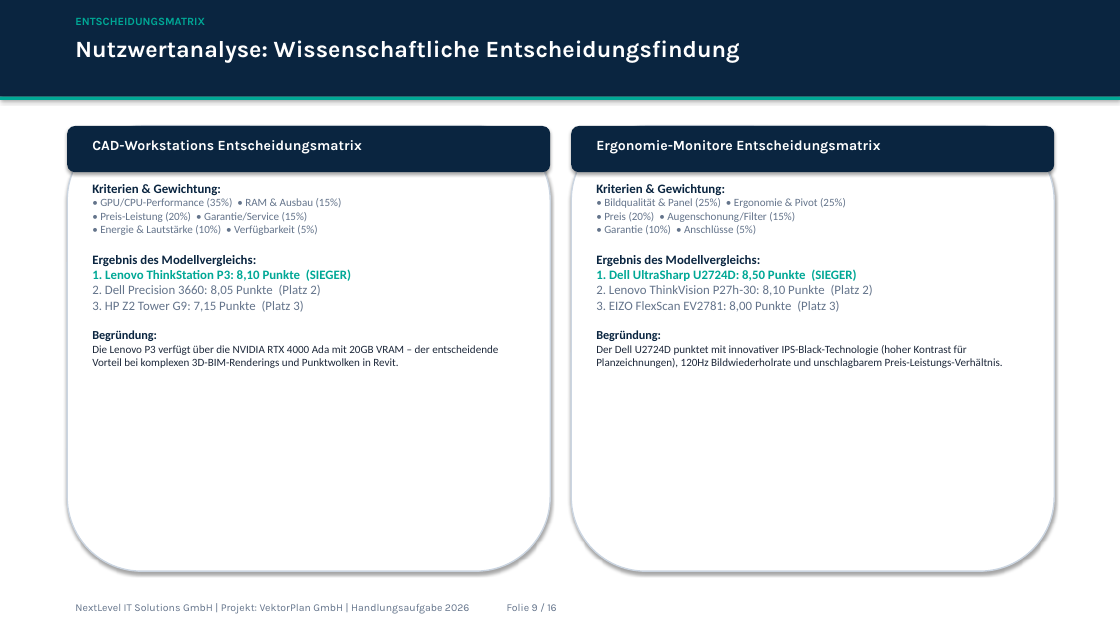
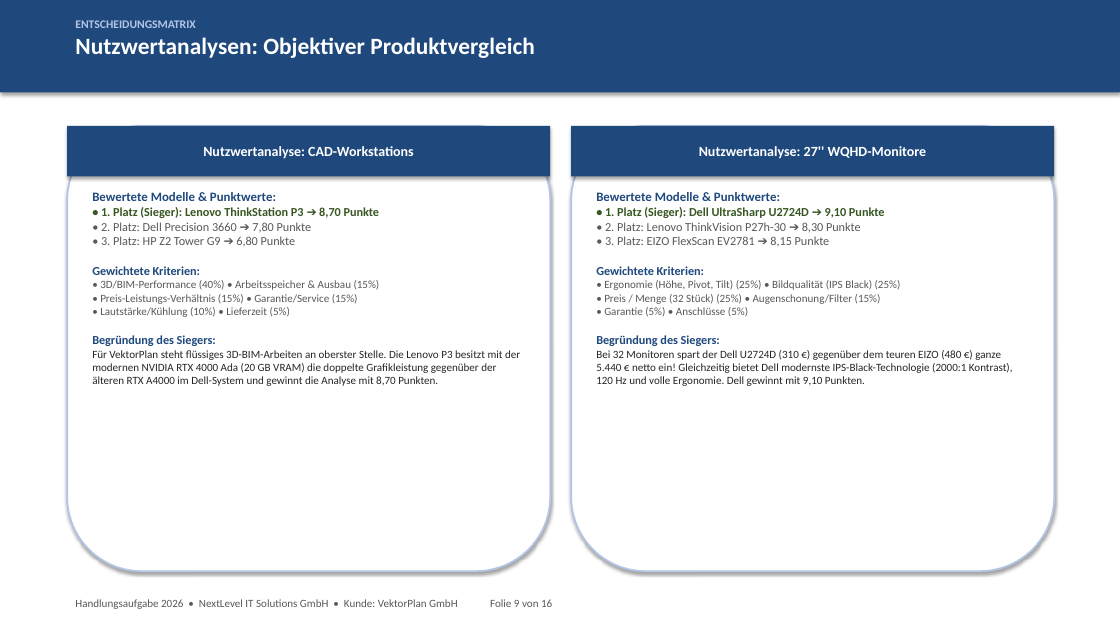
Before and after one commit to kluthjan/projekt_handlungsaufgabe, a slide deck: slide 9 of docs/08_Projektabschluss/Abschlusspraesentation_VektorPlan.pptx. Drawn at 1120x630 pixels with LibreOffice and Linux fonts; fonts in the diff are those of the drawing. Boxes give left, top, right and bottom in pixels: in the first picture for what was removed or moved away, otherwise in the second. Text is boxed around its words. In the diff, an @@ line names an element or a change of style, - is before the commit and + after.

Commit message:
Fix & Polish: Natürliches Schüler-Design ohne Textüberlauf in Excel und PowerPoint; Nutzwertanalysen mathematisch korrigiert (Gewinner matchen Score); Strukturplan und Netzplan mit vollem Text lesbar

```diff
--- a/docs/08_Projektabschluss/Abschlusspraesentation_VektorPlan.pptx
+++ b/docs/08_Projektabschluss/Abschlusspraesentation_VektorPlan.pptx
@@ rectangle: place and size @@
-rectangle at <box>0,0,1120,97</box>
+rectangle at <box>0,0,1120,92</box>
@@ rectangle at <box>0,0,1120,92</box>: fill #0A2540 to #1F497D @@
@@ text at <box>75,20,195,28</box>: size 9.5 to 10 pt, font Karla to Calibri, text colour #00A896 to #B4C6E7 in "ENTSCHEIDUNGSMATRIX" @@
@@ text at <box>75,37,534,58</box>: paragraph added @@
+Nutzwertanalysen: Objektiver Produktvergleich
@@ text removed at <box>75,40,740,63</box> @@
-Nutzwertanalyse: Wissenschaftliche Entscheidungsfindung
@@ rectangle removed at <box>0,97,1120,100</box> @@
@@ rounded rectangle at <box>67,126,550,571</box>: outline #CBD5E1 1.2 pt to #B4C6E7 1.5 pt @@
@@ rectangle "Nutzwertanalyse: CAD-Workstations": place and size @@
-rectangle "Nutzwertanalyse: CAD-Workstations" at <box>92,140,362,154</box>
+rectangle "Nutzwertanalyse: CAD-Workstations" at <box>67,126,550,176</box>
@@ rectangle "Nutzwertanalyse: CAD-Workstations" at <box>67,126,550,176</box>: vertical alignment top to middle; fill none to #1F497D; shadow on @@
@@ rounded rectangle removed at <box>67,126,550,172</box> @@
@@ text in rectangle at <box>203,146,414,159</box>: text changed; font Karla to Calibri @@
-CAD-Workstations Entscheidungsmatrix
+Nutzwertanalyse: CAD-Workstations
@@ rounded rectangle at <box>571,126,1054,571</box>: outline #CBD5E1 1.2 pt to #B4C6E7 1.5 pt @@
@@ rectangle "Nutzwertanalyse: 27'' WQHD-Monitore": place and size @@
-rectangle "Nutzwertanalyse: 27'' WQHD-Monitore" at <box>571,126,1054,172</box>
+rectangle "Nutzwertanalyse: 27'' WQHD-Monitore" at <box>571,126,1054,176</box>
@@ rectangle "Nutzwertanalyse: 27'' WQHD-Monitore" at <box>571,126,1054,176</box>: rounded rectangle to rectangle; fill #0A2540 to #1F497D @@
@@ text removed at <box>596,140,880,154</box> @@
-Ergonomie-Monitore Entscheidungsmatrix
@@ text in rectangle at <box>699,146,927,159</box>: text added @@
+Nutzwertanalyse: 27'' WQHD-Monitore
@@ text at <box>92,192,520,386</box>: text changed; text colour #64748B to #262626 @@
-Kriterien & Gewichtung:
-• GPU/CPU-Performance (35%) • RAM & Ausbau (15%)
-• Preis-Leistung (20%) • Garantie/Service (15%)
-• Energie & Lautstärke (10%) • Verfügbarkeit (5%)
-Ergebnis des Modellvergleichs:
-1. Lenovo ThinkStation P3: 8,10 Punkte (SIEGER)
-2. Dell Precision 3660: 8,05 Punkte (Platz 2)
-3. HP Z2 Tower G9: 7,15 Punkte (Platz 3)
-Begründung:
-Die Lenovo P3 verfügt über die NVIDIA RTX 4000 Ada mit 20GB VRAM – der entscheidende Vorteil bei komplexen 3D-BIM-Renderings und Punktwolken in Revit.
+Bewertete Modelle & Punktwerte:
+• 1. Platz (Sieger): Lenovo ThinkStation P3 ➔ 8,70 Punkte
+• 2. Platz: Dell Precision 3660 ➔ 7,80 Punkte
+• 3. Platz: HP Z2 Tower G9 ➔ 6,80 Punkte
+Gewichtete Kriterien:
+• 3D/BIM-Performance (40%) • Arbeitsspeicher & Ausbau (15%)
+• Preis-Leistungs-Verhältnis (15%) • Garantie/Service (15%)
+• Lautstärke/Kühlung (10%) • Lieferzeit (5%)
+Begründung des Siegers:
+Für VektorPlan steht flüssiges 3D-BIM-Arbeiten an oberster Stelle. Die Lenovo P3 besitzt mit der modernen NVIDIA RTX 4000 Ada (20 GB VRAM) die doppelte Grafikleistung gegenüber der älteren RTX A4000 im Dell-System und gewinnt die Analyse mit 8,70 Punkten.
@@ text at <box>596,192,1013,386</box>: text changed; text colour #64748B to #595959 @@
-Kriterien & Gewichtung:
-• Bildqualität & Panel (25%) • Ergonomie & Pivot (25%)
-• Preis (20%) • Augenschonung/Filter (15%)
-• Garantie (10%) • Anschlüsse (5%)
-Ergebnis des Modellvergleichs:
-1. Dell UltraSharp U2724D: 8,50 Punkte (SIEGER)
-2. Lenovo ThinkVision P27h-30: 8,10 Punkte (Platz 2)
-3. EIZO FlexScan EV2781: 8,00 Punkte (Platz 3)
-Begründung:
-Der Dell U2724D punktet mit innovativer IPS-Black-Technologie (hoher Kontrast für Planzeichnungen), 120Hz Bildwiederholrate und unschlagbarem Preis-Leistungs-Verhältnis.
+Bewertete Modelle & Punktwerte:
+• 1. Platz (Sieger): Dell UltraSharp U2724D ➔ 9,10 Punkte
+• 2. Platz: Lenovo ThinkVision P27h-30 ➔ 8,30 Punkte
+• 3. Platz: EIZO FlexScan EV2781 ➔ 8,15 Punkte
+Gewichtete Kriterien:
+• Ergonomie (Höhe, Pivot, Tilt) (25%) • Bildqualität (IPS Black) (25%)
+• Preis / Menge (32 Stück) (25%) • Augenschonung/Filter (15%)
+• Garantie (5%) • Anschlüsse (5%)
+Begründung des Siegers:
+Bei 32 Monitoren spart der Dell U2724D (310 €) gegenüber dem teuren EIZO (480 €) ganze 5.440 € netto ein! Gleichzeitig bietet Dell modernste IPS-Black-Technologie (2000:1 Kontrast), 120 Hz und volle Ergonomie. Dell gewinnt mit 9,10 Punkten.
@@ text at <box>75,599,552,609</box>: text changed; size 9 to 9.5 pt; font Karla to Calibri; text colour #64748B to #595959 @@
-NextLevel IT Solutions GmbH | Projekt: VektorPlan GmbH | Handlungsaufgabe 2026 Folie 9 / 16
+Handlungsaufgabe 2026 • NextLevel IT Solutions GmbH • Kunde: VektorPlan GmbH Folie 9 von 16
```
Also in this commit, not shown: 12 other slides changed, 3 slides added, 3 slides removed, 4 other files.
